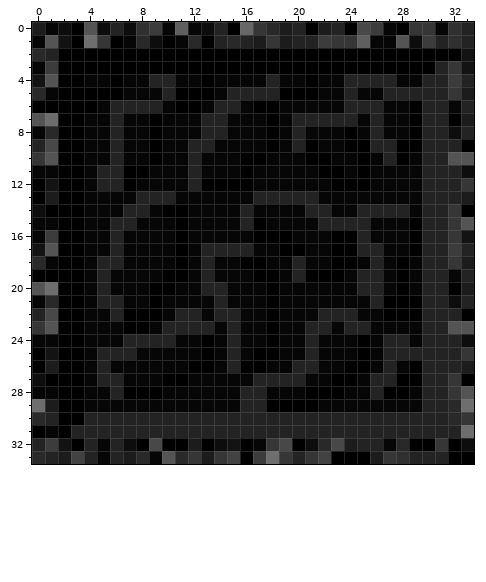
Pixel-art sprite, stored at Assets/Textures/UI/BeltSlot.png. This is how it looked before the edit.
The file is 34x34 pixels. Colours within 5 levels of each other are drawn and written as one.
After the commit:
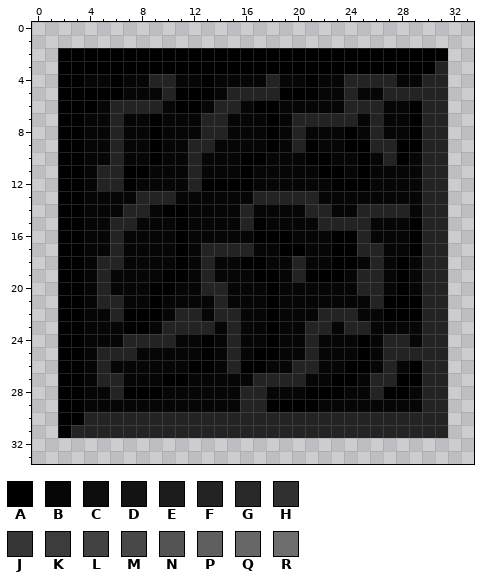
Palette (. is transparent): A #000000  B #060606  C #0d0d0d  D #131313  E #1c1c1c  F #232323  G #292929  H #303030  J #363636  K #3c3c3c  L #424242  M #484848  N #545454  P #5f5f5f  Q #676767  R #6e6e6e
Diff:
Changed rows in their new state; - is an unchanged pixel.
first column x 0:
 0 ..................................
 1 ..................................
 2 ..------------------------------..
 3 ..------------------------------..
 4 ..------------------------------..
 5 ..------------------------------..
 6 ..------------------------------..
 7 ..------------------------------..
 8 ..------------------------------..
 9 ..------------------------------..
10 ..------------------------------..
11 ..------------------------------..
12 ..------------------------------..
13 ..------------------------------..
14 ..------------------------------..
15 ..------------------------------..
16 ..------------------------------..
17 ..------------------------------..
18 ..------------------------------..
19 ..------------------------------..
20 ..------------------------------..
21 ..------------------------------..
22 ..------------------------------..
23 ..------------------------------..
24 ..------------------------------..
25 ..------------------------------..
26 ..------------------------------..
27 ..------------------------------..
28 ..------------------------------..
29 ..------------------------------..
30 ..------------------------------..
31 ..------------------------------..
32 ..................................
33 ..................................
Changed places in both pictures, as pixel boxes (x1, y1, x2, y2):
erased: (32, 22, 474, 464)
